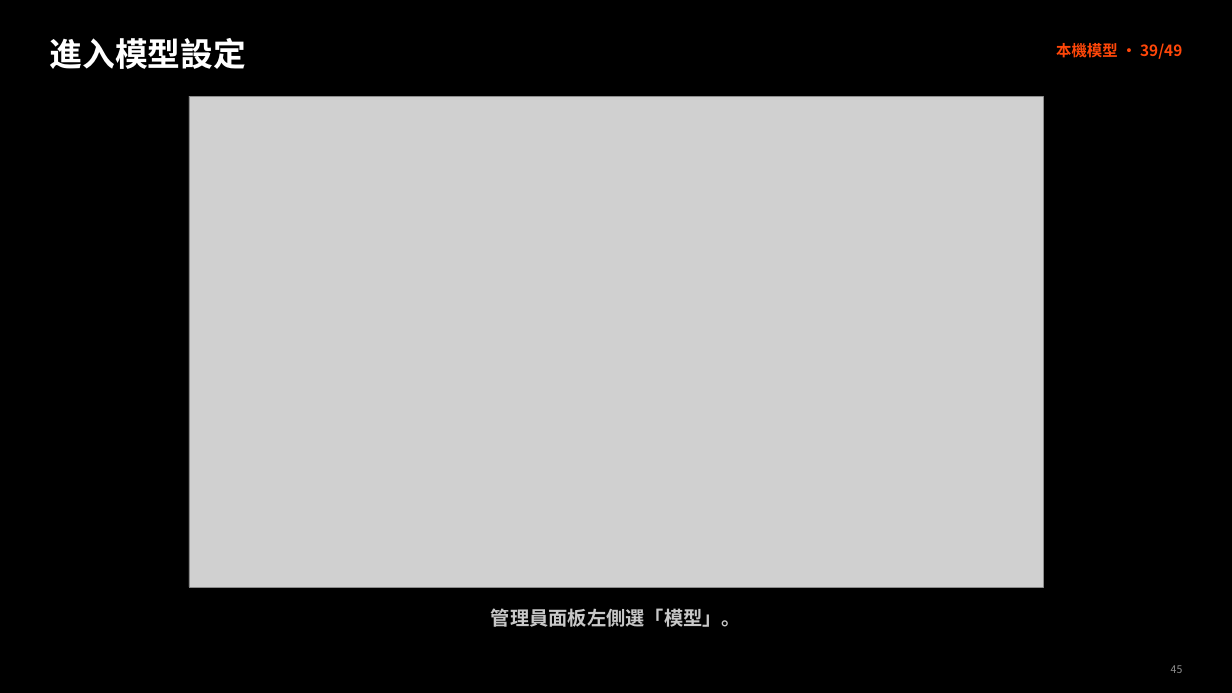
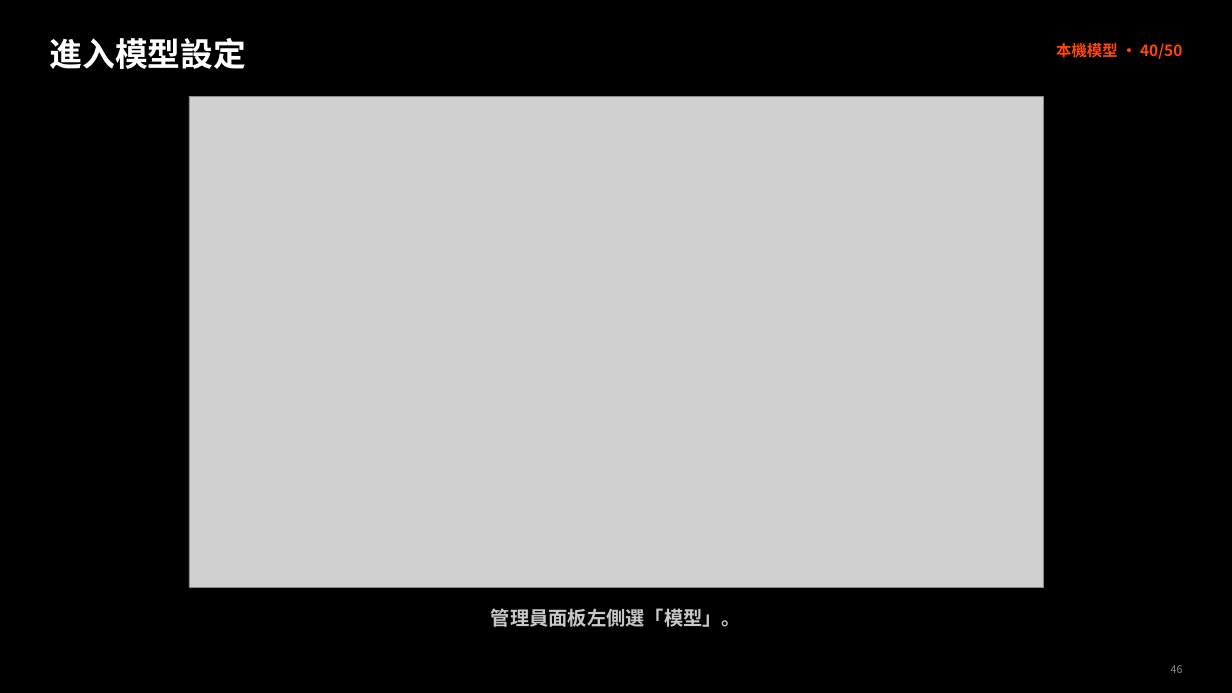
Before and after one commit to lee0401g/project-delivery_3LM, a slide deck: slide 46 of 地端AI建置實作.pptx (slide 45 before the commit). Drawn at 1232x693 pixels with LibreOffice and Linux fonts; fonts in the diff are those of the drawing; grey boxes stand for pictures. Boxes give left, top, right and bottom in pixels: in the first picture for what was removed or moved away, otherwise in the second. Text is boxed around its words. In the diff, an @@ line names an element or a change of style, - is before the commit and + after.

```diff
--- a/地端AI建置實作.pptx
+++ b/地端AI建置實作.pptx
@@ text at [1056, 43, 1182, 59]: text changed @@
-本機模型 · 39/49
+本機模型 · 40/50
```
Also in this commit, not shown: 51 other slides changed, 4 slides added, 2 slides removed, 2 other files.
